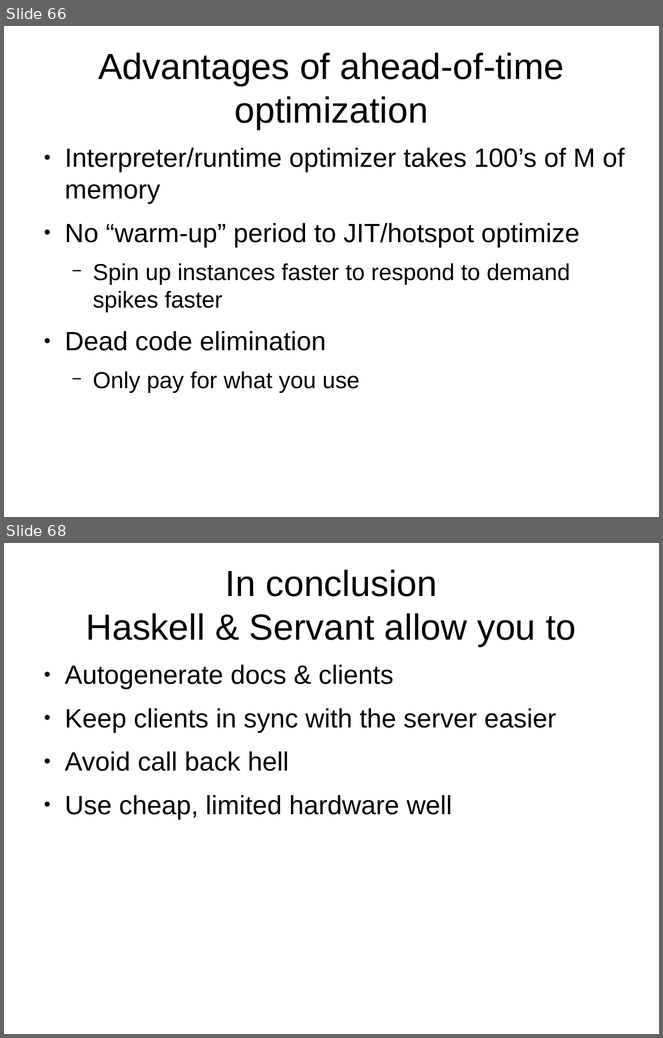
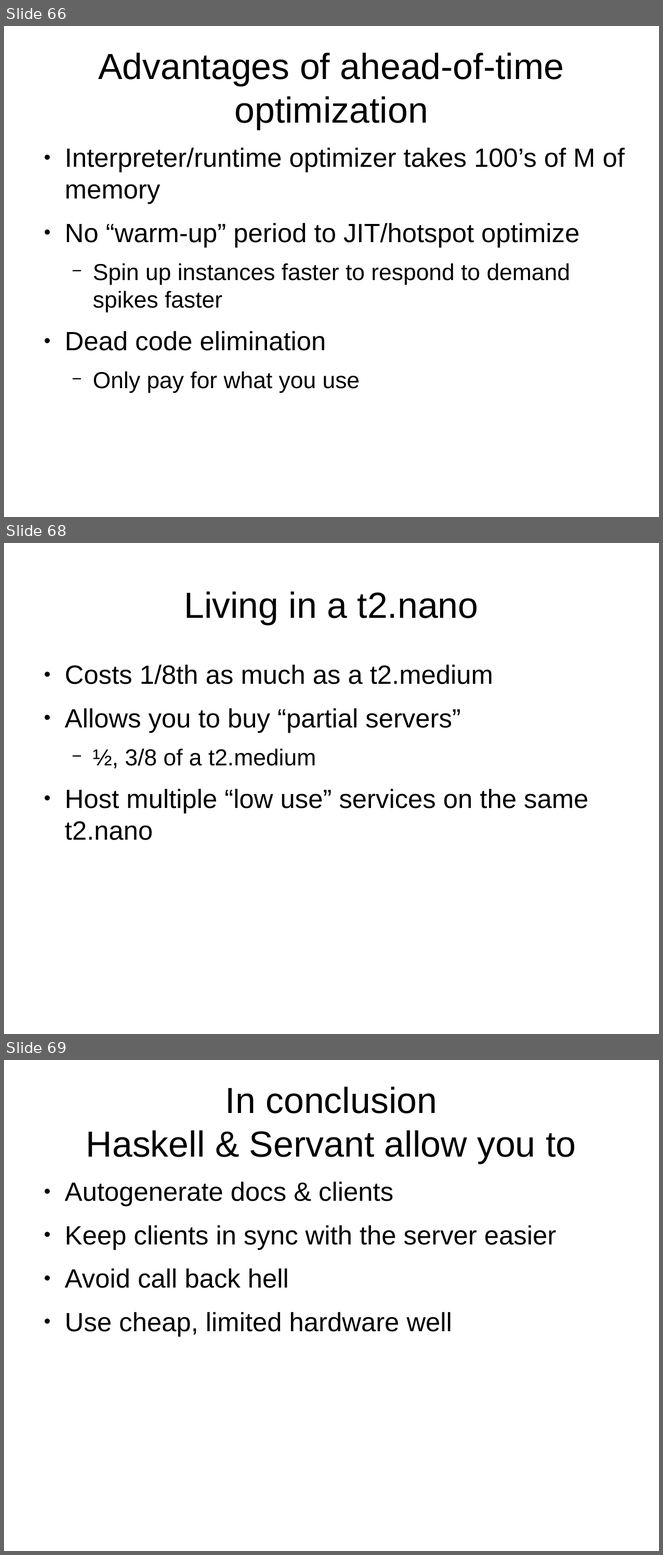
Before and after one commit to bhurt/presentations, a slide deck: webserve.odp. Shown one above the other, each under a label of ours: slides 66 and 68 before the commit, slides 66, 68 and 69 after it; the slides between them are not shown. The pictures are 663x1038 and 663x1555 pixels, drawn with LibreOffice and Linux fonts; fonts in the diff are those of the drawing. Boxes give left, top, right and bottom in pixels: in the first picture for what was removed or moved away, otherwise in the second. Text is boxed around its words. In the diff, an @@ line names an element or a change of style, - is before the commit and + after.

```diff
--- a/webserve.odp
+++ b/webserve.odp
@@ slide 68 added at box(4, 543, 659, 1034), background #FFFFFF @@
@@ title added at box(184, 591, 479, 625), 44 pt, text #000000 @@
+Living in a t2.nano
@@ text added at box(65, 665, 588, 840), 32 pt, text #000000 @@
+● Costs 1/8th as much as a t2.medium
+● Allows you to buy “partial servers”
+  − ½, 3/8 of a t2.medium
+● Host multiple “low use” services on the same t2.nano
@@ what was slide 68 is now slide 69 @@
```
Also in this commit, not shown: 21 slides changed.
